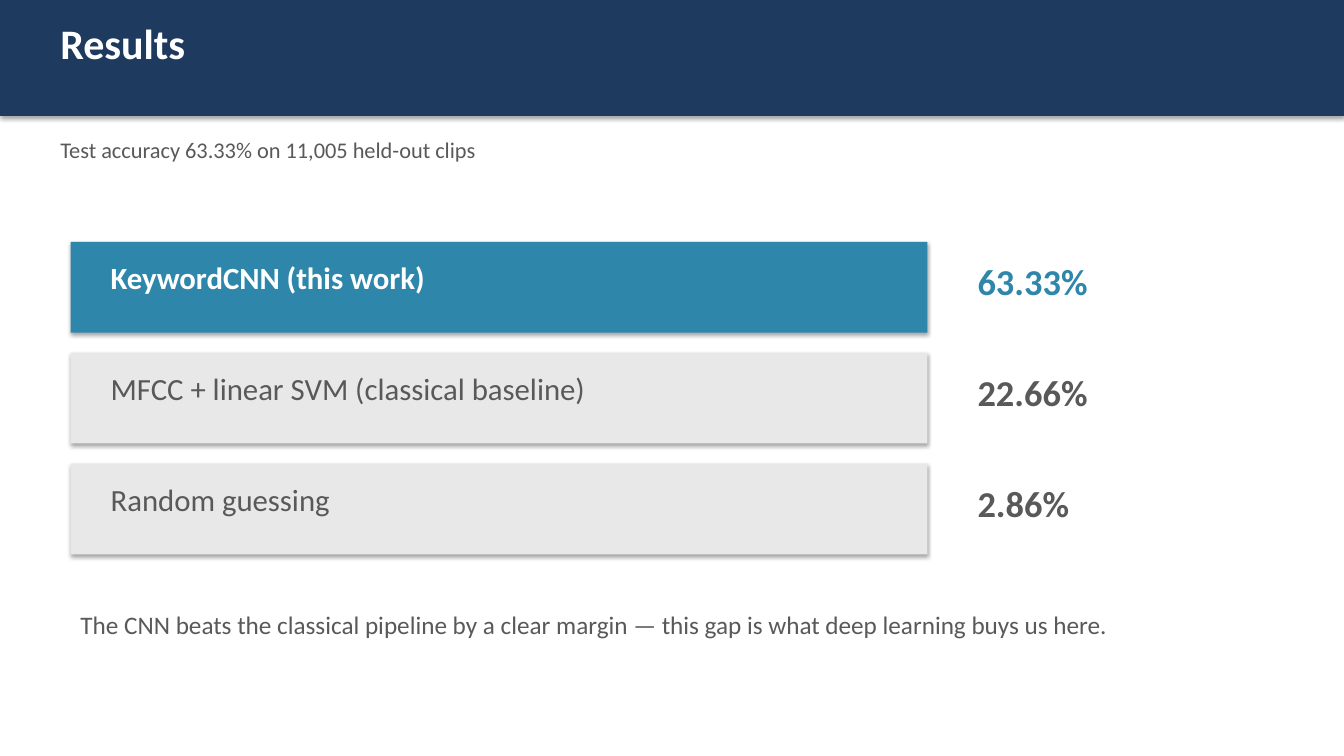
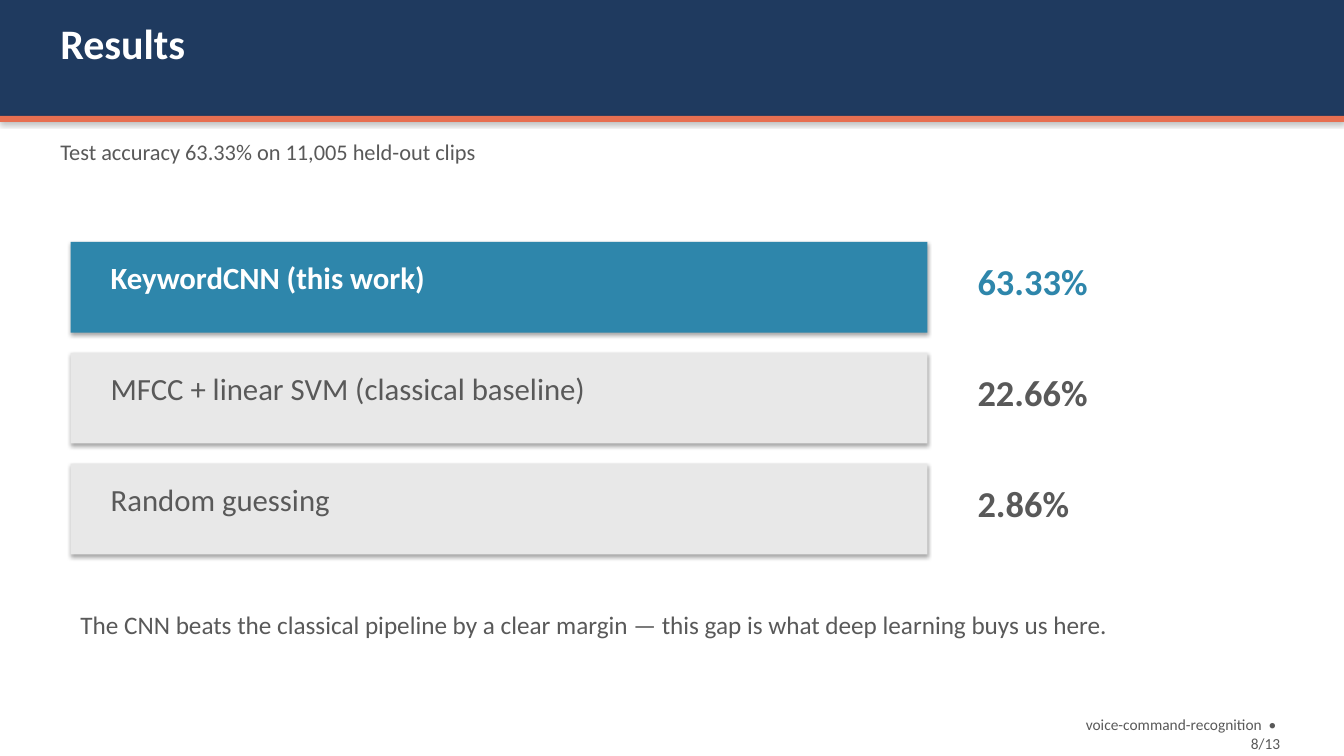
Before and after one commit to idityaGE/voice-command-recognition, a slide deck: slide 8 of presentation/voice_command_recognition.pptx. Drawn at 1344x756 pixels with LibreOffice and Linux fonts; fonts in the diff are those of the drawing. Boxes give left, top, right and bottom in pixels: in the first picture for what was removed or moved away, otherwise in the second. Text is boxed around its words. In the diff, an @@ line names an element or a change of style, - is before the commit and + after.

```diff
--- a/presentation/voice_command_recognition.pptx
+++ b/presentation/voice_command_recognition.pptx
@@ rectangle added at (x1=0, y1=116, x2=1344, y2=122), fill #E76F51 @@
@@ text added at (x1=1086, y1=719, x2=1280, y2=750), 11 pt, text #595959 @@
+voice-command-recognition • 8/13
```
Also in this commit, not shown: 12 other slides changed, 6 other files.
